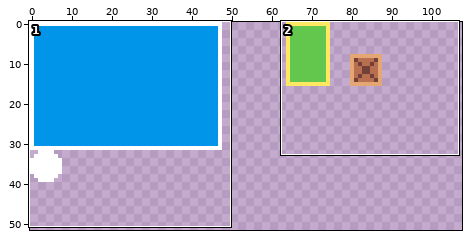
Two states of a sprite sheet, res/gfx/entities.png. Above: a wide view before the commit, with the close-up outlined.
Close-up. As it was:
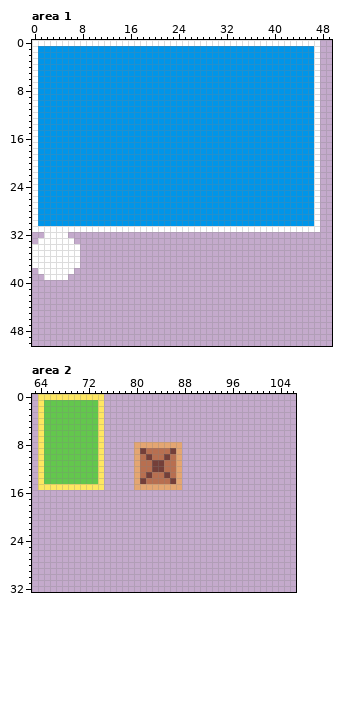
The file is 256x256 pixels. Shown: area 1: x 0..49, y 0..50; area 2: x 63..106, y 0..32. The wide view leaves out empty margins.
Once edited:
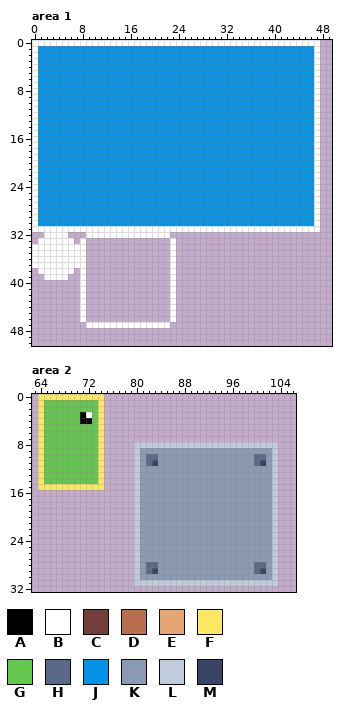
Palette (. is transparent): A #000000  B #ffffff  C #743f39  D #b86f50  E #e4a672  F #fee761  G #63c74d  H #5a6988  J #0095e9  K #8b9bb4  L #c0cbdc  M #3a4466
Change:
Area 1:
y 32: x 9..22 .............. -> BBBBBBBBBBBBBB
y 33..46: x 8 . -> B; x 23 . -> B
y 47: x 9..22 .............. -> BBBBBBBBBBBBBB
Area 2:
y 3: x 71..72 GG -> AB
y 4: x 71..72 GG -> AA
y 8: x 80..103 EEEEEEEE................ -> LLLLLLLLLLLLLLLLLLLLLLLL
y 9: x 80..103 ECDDDDCE................ -> LKKKKKKKKKKKKKKKKKKKKKKL
y 10: x 80..103 EDCDDCDE................ -> LKHHKKKKKKKKKKKKKKKKHHKL
y 11: x 80..103 EDDCCDDE................ -> LKHMKKKKKKKKKKKKKKKKHMKL
y 12: x 80..103 EDDCCDDE................ -> LKKKKKKKKKKKKKKKKKKKKKKL
y 13: x 80..103 EDCDDCDE................ -> LKKKKKKKKKKKKKKKKKKKKKKL
y 14: x 80..103 ECDDDDCE................ -> LKKKKKKKKKKKKKKKKKKKKKKL
y 15: x 80..103 EEEEEEEE................ -> LKKKKKKKKKKKKKKKKKKKKKKL
y 16..27: x 80..103 ........................ -> LKKKKKKKKKKKKKKKKKKKKKKL
y 28: x 80..103 ........................ -> LKHHKKKKKKKKKKKKKKKKHHKL
y 29: x 80..103 ........................ -> LKHMKKKKKKKKKKKKKKKKHMKL
y 30: x 80..103 ........................ -> LKKKKKKKKKKKKKKKKKKKKKKL
y 31: x 80..103 ........................ -> LLLLLLLLLLLLLLLLLLLLLLLL
